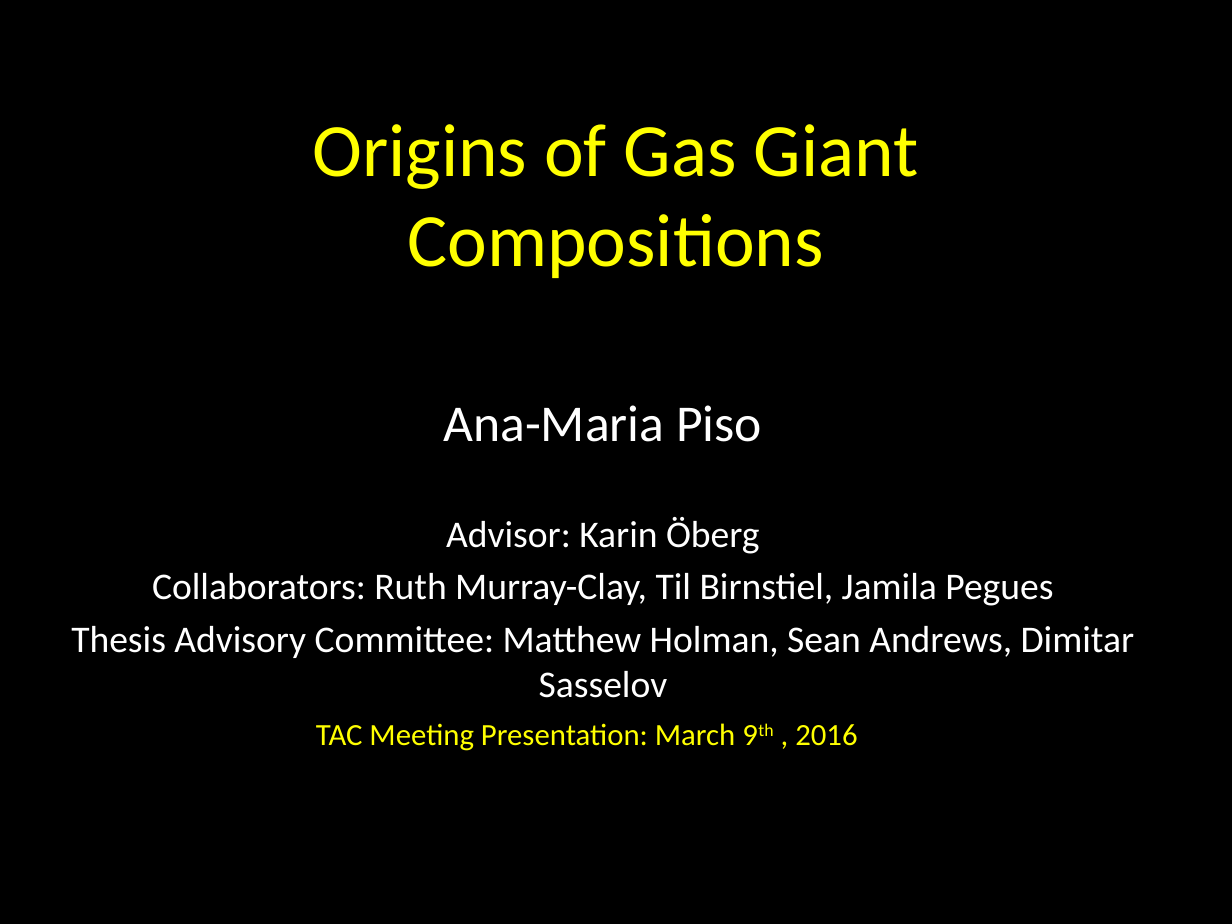
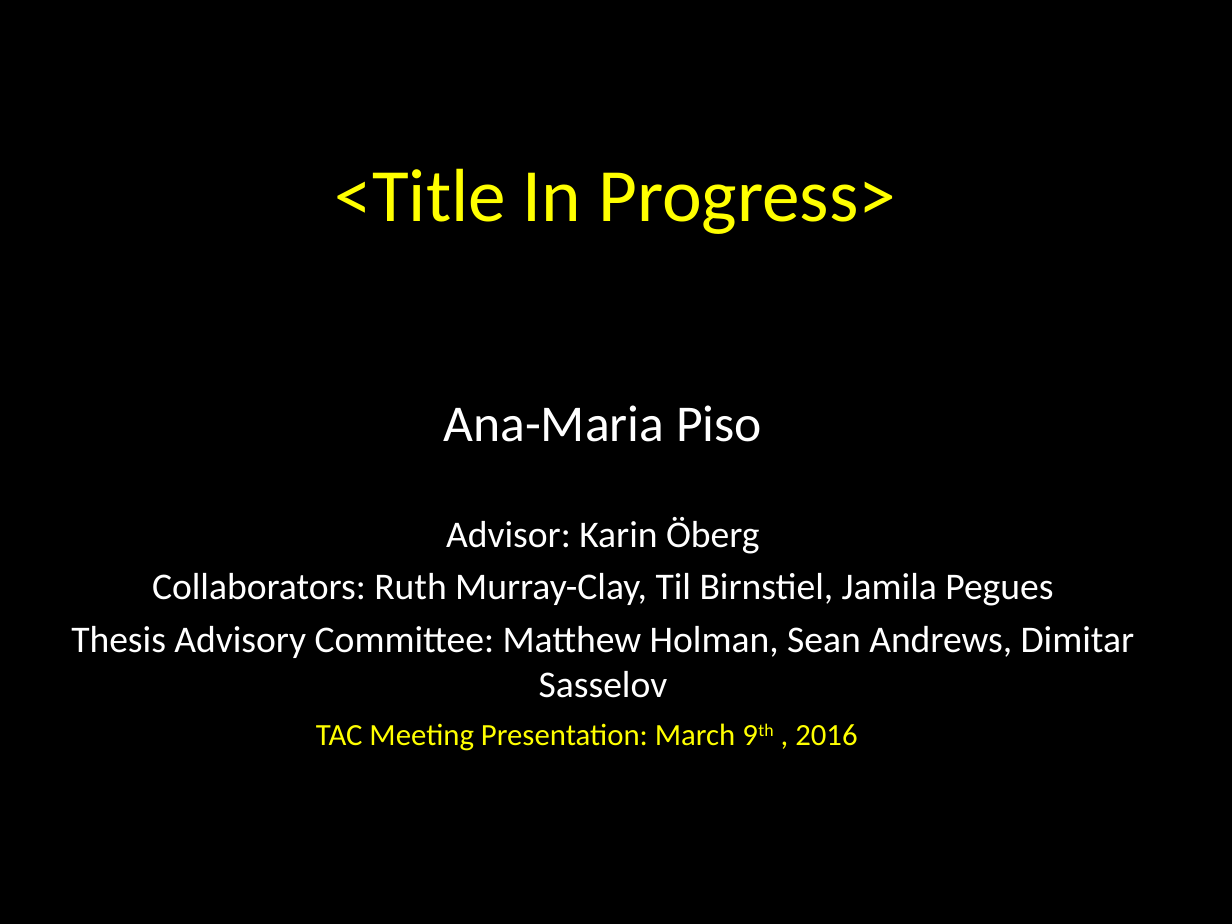
Before and after one commit to apiso/Thesis, a slide deck: slide 1 of slides/TAC_meeting_talk_3.pptx. Drawn at 1232x924 pixels with LibreOffice and Linux fonts; fonts in the diff are those of the drawing. Boxes give left, top, right and bottom in pixels: in the first picture for what was removed or moved away, otherwise in the second. Text is boxed around its words. In the diff, an @@ line names an element or a change of style, - is before the commit and + after.

```diff
--- a/slides/TAC_meeting_talk_3.pptx
+++ b/slides/TAC_meeting_talk_3.pptx
@@ title at (335, 168, 896, 234): text changed @@
-Origins of Gas Giant Compositions
+<Title In Progress>
```
Also in this commit, not shown: 1 other slide changed, 1 slide removed, 1 other file.
